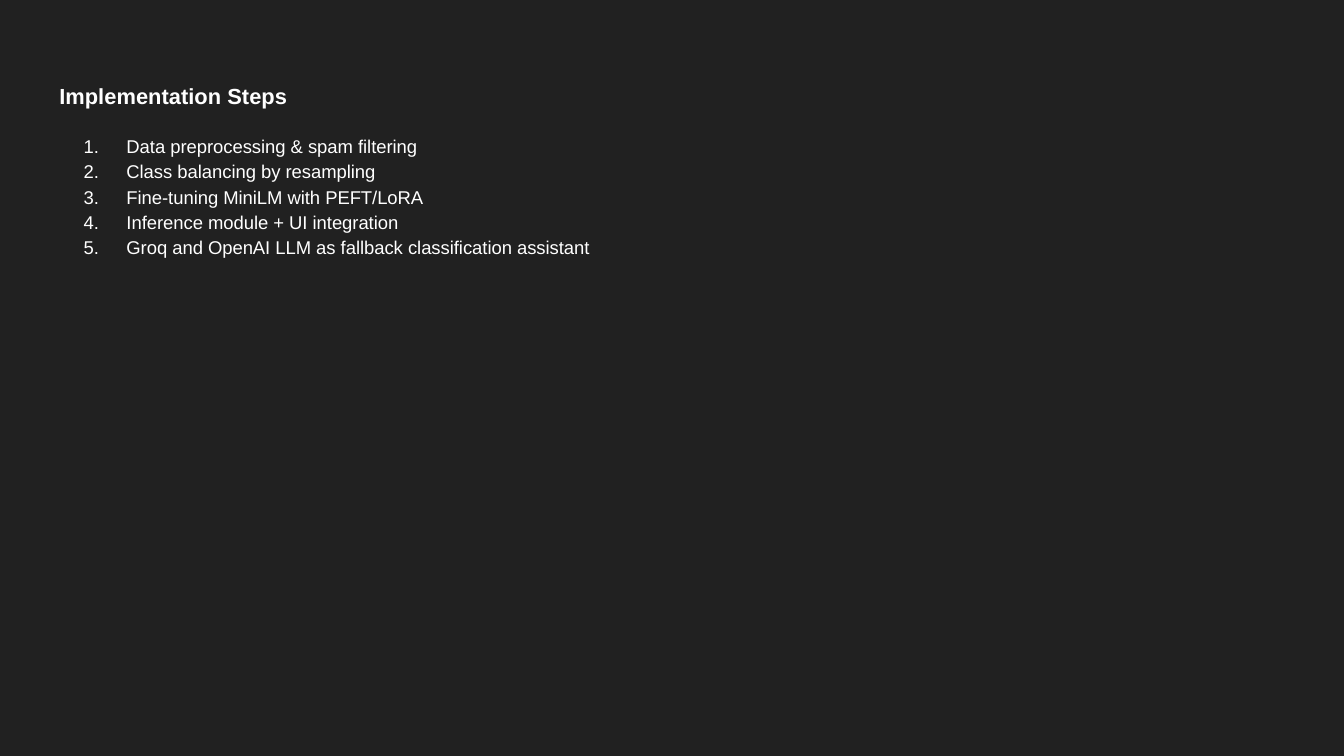
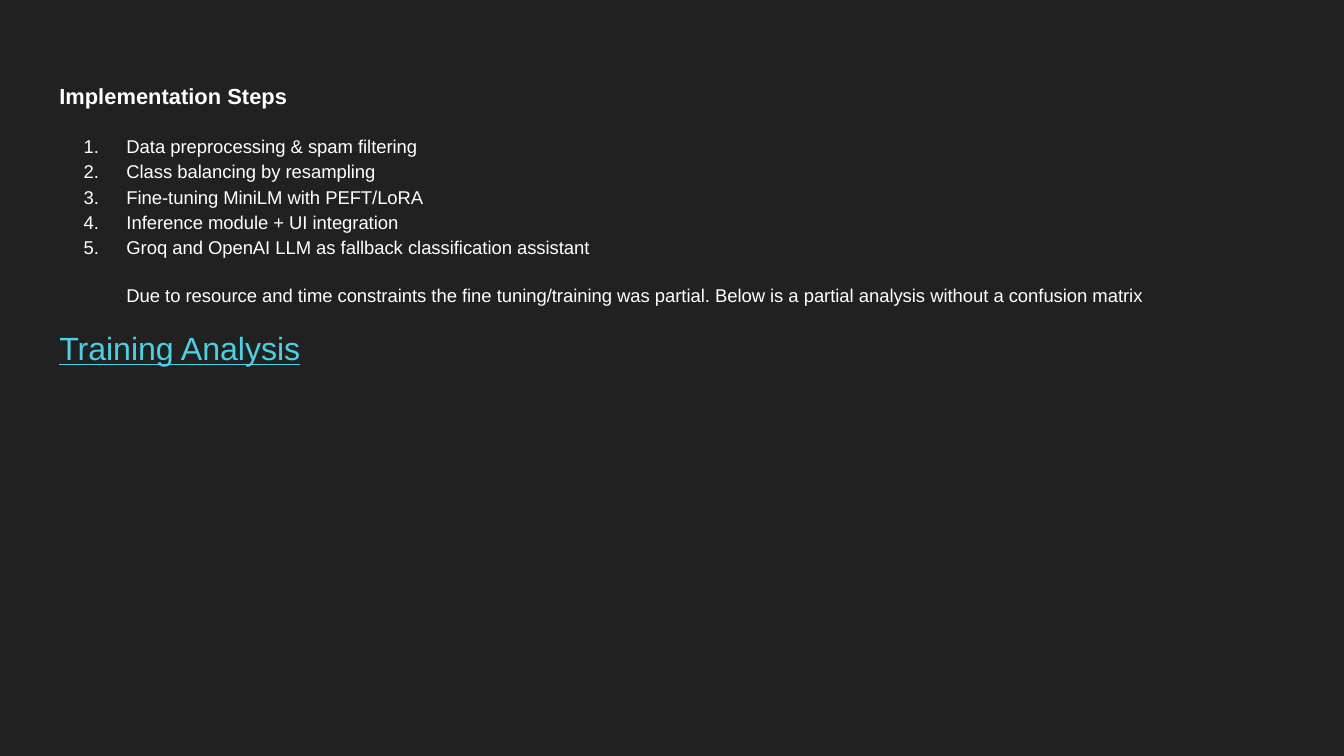
Before and after one commit to RodneyFinkel/matrix_dna_email_agent, a slide deck: slide 3 of Mini Slide Presentation for MatrixDna Email Classifer Agent.pptx. Drawn at 1344x756 pixels with LibreOffice and Linux fonts; fonts in the diff are those of the drawing. Boxes give left, top, right and bottom in pixels: in the first picture for what was removed or moved away, otherwise in the second. Text is boxed around its words. In the diff, an @@ line names an element or a change of style, - is before the commit and + after.

Commit message:
Slide Presentation

```diff
--- a/Mini Slide Presentation for MatrixDna Email Classifer Agent.pptx
+++ b/Mini Slide Presentation for MatrixDna Email Classifer Agent.pptx
@@ title at <box>59,288,1142,367</box>: paragraphs added @@
+Due to resource and time constraints the fine tuning/training was partial. Below is a partial analysis without a confusion matrix
+Training Analysis
```
